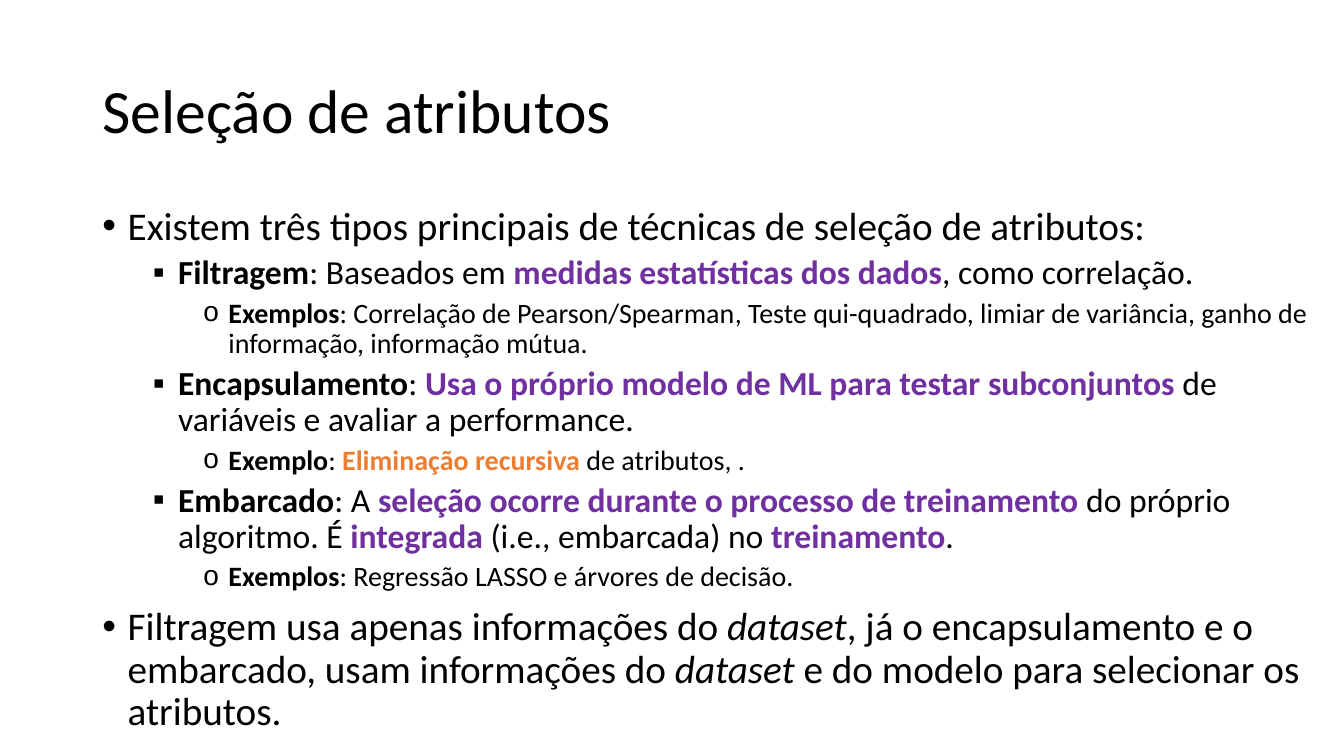
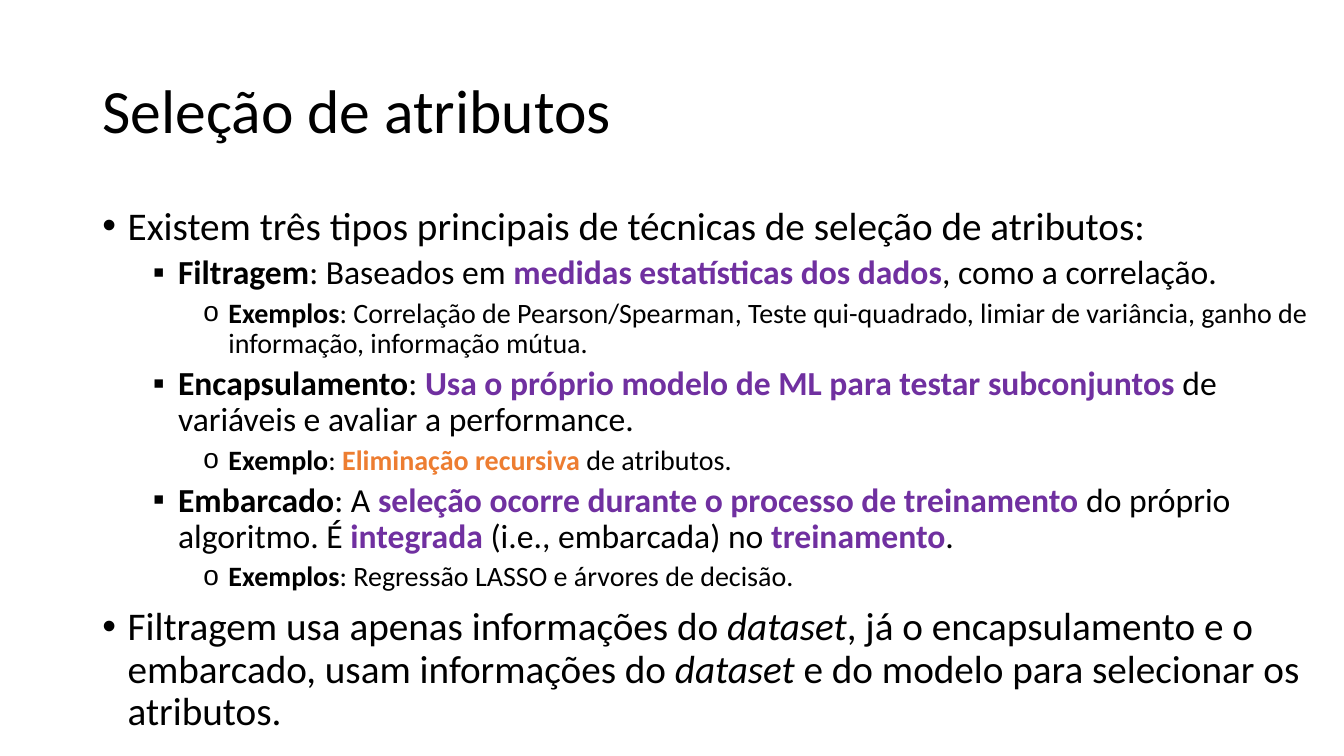
Before and after one commit to zz4fap/c24_inteligencia_artificial, a slide deck: slide 43 of slides/C24_Transformações.pptx. Drawn at 1344x756 pixels with LibreOffice and Linux fonts; fonts in the diff are those of the drawing. Boxes give left, top, right and bottom in pixels: in the first picture for what was removed or moved away, otherwise in the second. Text is boxed around its words. In the diff, an @@ line names an element or a change of style, - is before the commit and + after.

```diff
--- a/slides/C24_Transformações.pptx
+++ b/slides/C24_Transformações.pptx
@@ text at (178,260,1217,290): text changed @@
-  ▪ Filtragem: Baseados em medidas estatísticas dos dados, como correlação.
+  ▪ Filtragem: Baseados em medidas estatísticas dos dados, como a correlação.
@@ text at (228,450,731,475): text changed @@
-    o Exemplo: Eliminação recursiva de atributos, .
+    o Exemplo: Eliminação recursiva de atributos.
```
Also in this commit, not shown: 11 other slides changed, 1 other file.
